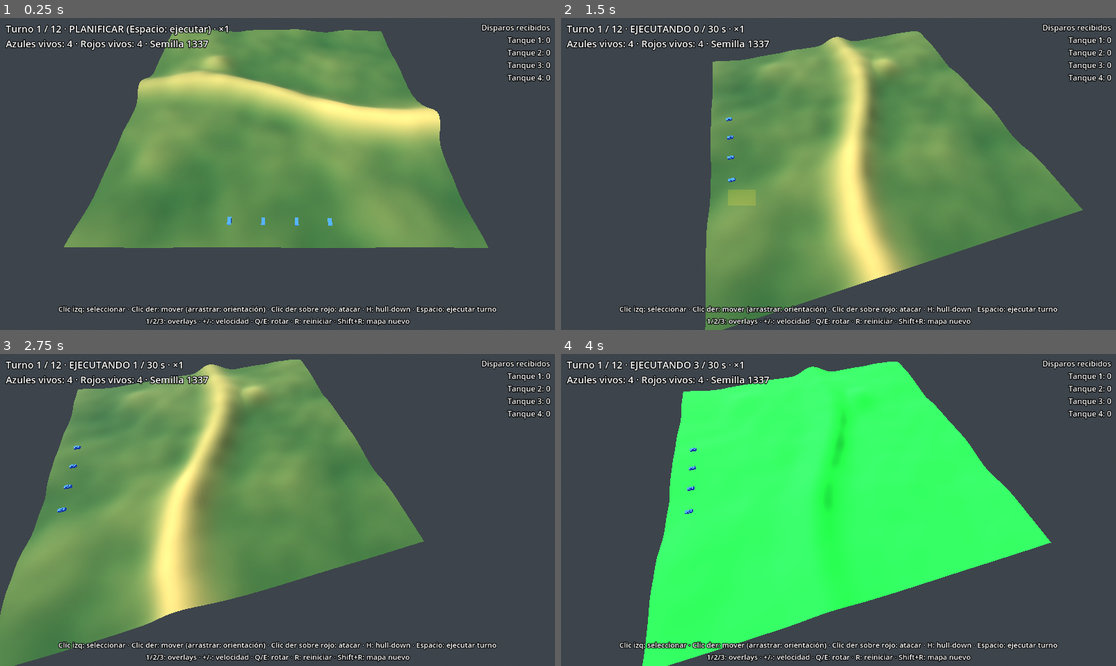
Above: before the commit, frames 1-4 (two rows, left to right).
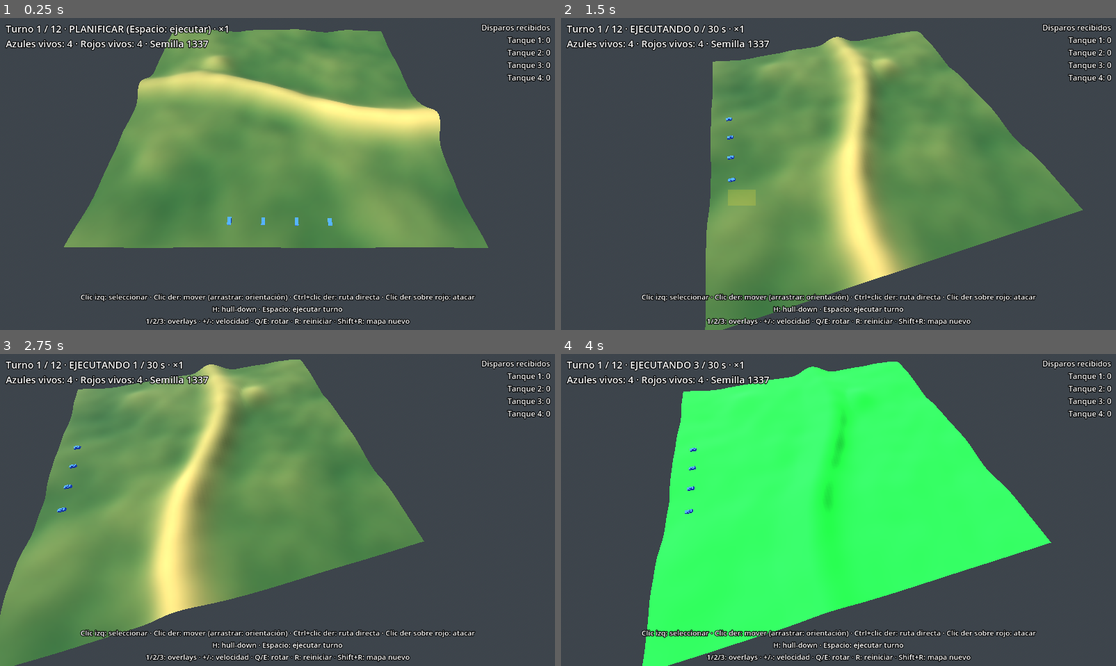
Above: after the commit, the same moments.

Repository: LeandroK99/Demogamev1
Game: Godot game, scene res://main.tscn
Two runs of this game, one before a commit and one after it. Both use one fixed random seed, a clock stepped at 60 frames per second and the inputs below.
Inputs (mouse positions are in pixels of both pictures, inside the frame that each line leads up to):
- Up to frame 1 (0.25 s): no input
- Up to frame 2 (1.5 s): tap Enter at 0.5 s; move the mouse to (960, 158) at 0.52 s; hold D 0.53-1.25 s; hold Q 0.53-1.25 s; click (960, 158) at 0.67 s; tap Space at 0.77 s; drag from (727, 189) to (810, 236) at 1.27 s
- Up to frame 3 (2.75 s): move the mouse to (333, 441) at 2.02 s; hold D from 2.03 s (still down); tap H at 2.1 s; click (333, 441) at 2.17 s
- Up to frame 4 (4 s): release D at 2.75 s; drag from (810, 572) to (672, 463) at 2.77 s; move the mouse to (1005, 556) at 3.52 s; hold A from 3.53 s (still down); tap 1 at 3.6 s; click (1005, 556) at 3.67 s; tap Space at 3.77 s

The runs differ from the first frame. In frame 1, 2.2% of the frame differs, in the area x 10-90%, y 88-95%; in frame 2, 2.2%; in frame 3, 2.2%; in frame 4, 2.3%.

Commit message:
fase 7: ruta directa con Ctrl + clic derecho
Co-Authored-By: Claude Opus 5.5 <noreply@anthropic.com>
Claude-Session: https://claude.ai/code/session_01FRAVKNgcpPLBv3n8dbq4jf

Diff:
--- a/game/hud.gd
+++ b/game/hud.gd
@@ -3,7 +3,7 @@
 ## HUD: estado del turno, unidad seleccionada, disparos recibidos, ayuda de teclas y cartel final.
 
 const PLAYER_SIDE: int = 0
-const HELP: String = "Clic izq: seleccionar · Clic der: mover (arrastrar: orientación) · Clic der sobre rojo: atacar · " \
+const HELP: String = "Clic izq: seleccionar · Clic der: mover (arrastrar: orientación) · Ctrl+clic der: ruta directa · Clic der sobre rojo: atacar\n" \
 	+ "H: hull-down · Espacio: ejecutar turno\n1/2/3: overlays · +/-: velocidad · Q/E: rotar · R: reiniciar · Shift+R: mapa nuevo"
 const ORDER_NAMES: Dictionary = {
 	Unit.Order.NONE: "ninguna",
--- a/game/input_controller.gd
+++ b/game/input_controller.gd
@@ -2,12 +2,14 @@
 extends Node
 ## Selección (clic o recuadro con el izquierdo) y órdenes con el derecho:
 ## clic = mover; mantener y arrastrar = mover y elegir la orientación final; sobre un rojo = atacar.
+## Con Ctrl, la ruta es directa (la más corta) en vez de la más cubierta.
 
 const CLICK_PICK_PX: float = 30.0 # radio en píxeles para seleccionar con un clic
 const DRAG_MIN_PX: float = 8.0 # menos que esto es un clic, no un recuadro
 const FORMATION_GAP: int = 3 # celdas entre tanques que reciben la misma orden
 const PLAYER_SIDE: int = 0
 const COLOR_PATH: Color = Color(1.0, 0.9, 0.2)
+const COLOR_PATH_DIRECT: Color = Color(1.0, 0.5, 0.1)
 const COLOR_FACING: Color = Color(0.3, 0.9, 1.0)
 const COLOR_ATTACK: Color = Color(1.0, 0.25, 0.2)
 const FACING_ARROW_CELLS: float = 4.0 # largo de la flecha de orientación
@@ -26,6 +28,7 @@
 var _rdrag_start: Vector2 = Vector2.ZERO
 var _rdrag_target: Variant = null # punto del terreno donde se apretó el derecho (Vector3)
 var _rdrag_facing: Vector2 = Vector2.ZERO # orientación elegida mientras se arrastra
+var _rdrag_direct: bool = false # Ctrl apretado al dar la orden: ruta directa
 var _box: ColorRect = ColorRect.new()
 var _paths_mesh: ImmediateMesh = ImmediateMesh.new()
 var _paths_material: StandardMaterial3D = StandardMaterial3D.new()
@@ -66,7 +69,7 @@
 					_select_box(Rect2(_drag_start, Vector2.ZERO).expand(mb.position))
 		elif mb.button_index == MOUSE_BUTTON_RIGHT:
 			if mb.pressed:
-				_right_pressed(mb.position)
+				_right_pressed(mb.position, mb.ctrl_pressed)
 			elif _rdragging:
 				_right_released()
 		return
@@ -151,7 +154,7 @@
 
 
 ## Derecho apretado: sobre un rojo conocido ataca; si no, empieza la orden de mover.
-func _right_pressed(screen: Vector2) -> void:
+func _right_pressed(screen: Vector2, direct: bool) -> void:
 	# Órdenes solo en la fase PLAN
 	if selected_ids.is_empty() or world.phase != SimWorld.Phase.PLAN:
 		return
@@ -167,6 +170,7 @@
 	_rdrag_start = screen
 	_rdrag_target = hit
 	_rdrag_facing = Vector2.ZERO
+	_rdrag_direct = direct
 
 
 ## Mientras se arrastra: la orientación apunta del destino hacia el punto bajo el mouse.
@@ -185,7 +189,7 @@
 func _right_released() -> void:
 	_rdragging = false
 	var target: Vector2i = world.height_field.world_to_cell(_rdrag_target as Vector3)
-	_issue_move(target, _rdrag_facing)
+	_issue_move(target, _rdrag_facing, not _rdrag_direct)
 	_rdrag_facing = Vector2.ZERO
 
 
@@ -205,7 +209,7 @@
 
 ## Mover en línea: los tanques se reparten perpendiculares a la orientación
 ## (o a lo ancho si no hay orientación), ordenados por su posición actual.
-func _issue_move(target: Vector2i, facing: Vector2) -> void:
+func _issue_move(target: Vector2i, facing: Vector2, covered: bool) -> void:
 	var perp: Vector2 = Vector2(-facing.y, facing.x) if facing != Vector2.ZERO else Vector2(1.0, 0.0)
 	var ids: Array[int] = selected_ids.duplicate()
 	ids.sort_custom(func(a: int, b: int) -> bool:
@@ -216,11 +220,11 @@
 		var off: Vector2 = perp * (float(i) - float(n - 1) * 0.5) * FORMATION_GAP
 		var c: Vector2i = Vector2i((Vector2(target) + off).round())
 		var cell: Vector2i = Vector2i(clampi(c.x, 0, limit), clampi(c.y, 0, limit))
-		if not world.order_move(ids[i], cell, facing):
-			world.order_move(ids[i], target, facing) # si la celda desplazada no sirve, al punto exacto
-
-
-## Rutas planificadas (amarillo), orientación final (celeste) y blanco de ataque (rojo).
+		if not world.order_move(ids[i], cell, facing, covered):
+			world.order_move(ids[i], target, facing, covered) # si la celda desplazada no sirve, al punto exacto
+
+
+## Rutas planificadas (amarillo cubierta, naranja directa), orientación final (celeste) y blanco de ataque (rojo).
 func _draw_paths() -> void:
 	_paths_mesh.clear_surfaces()
 	var hf: HeightField = world.height_field
@@ -231,9 +235,10 @@
 			continue
 		var start: Vector3 = _ground(u.pos)
 		var prev: Vector3 = start
+		var path_color: Color = COLOR_PATH_DIRECT if u.direct_route else COLOR_PATH
 		for c: Vector2i in u.path:
 			var p: Vector3 = _ground(Vector2(c))
-			_seg(segs, colors, prev, p, COLOR_PATH)
+			_seg(segs, colors, prev, p, path_color)
 			prev = p
 		if u.final_heading != Vector2.ZERO and not u.path.is_empty():
 			_arrow(segs, colors, Vector2(u.path.back()), u.final_heading, COLOR_FACING)
--- a/sim/pathfinder.gd
+++ b/sim/pathfinder.gd
@@ -1,25 +1,29 @@
 class_name Pathfinder
 extends RefCounted
-## A* sobre la grilla con costo por exposición y pendiente.
+## A* sobre la grilla: ruta cubierta (costo por exposición y pendiente) y ruta directa (solo pendiente).
 
-var astar: AStarGrid2D = AStarGrid2D.new()
+var astar: AStarGrid2D = AStarGrid2D.new() # ruta cubierta: pesa la exposición
+var astar_direct: AStarGrid2D = AStarGrid2D.new() # ruta directa: solo pendiente
 var height_field: HeightField
 var exposure_k: float = Config.EXPOSURE_WEIGHT_K # se puede cambiar en tests
 
 
 func _init(hf: HeightField) -> void:
 	height_field = hf
-	astar.region = Rect2i(0, 0, hf.size, hf.size)
-	astar.cell_size = Vector2(1.0, 1.0)
-	astar.diagonal_mode = AStarGrid2D.DIAGONAL_MODE_ONLY_IF_NO_OBSTACLES
-	astar.default_compute_heuristic = AStarGrid2D.HEURISTIC_OCTILE
-	astar.default_estimate_heuristic = AStarGrid2D.HEURISTIC_OCTILE
-	astar.update()
+	for a: AStarGrid2D in [astar, astar_direct]:
+		a.region = Rect2i(0, 0, hf.size, hf.size)
+		a.cell_size = Vector2(1.0, 1.0)
+		a.diagonal_mode = AStarGrid2D.DIAGONAL_MODE_ONLY_IF_NO_OBSTACLES
+		a.default_compute_heuristic = AStarGrid2D.HEURISTIC_OCTILE
+		a.default_estimate_heuristic = AStarGrid2D.HEURISTIC_OCTILE
+		a.update()
 	for y: int in hf.size:
 		for x: int in hf.size:
 			var c: Vector2i = Vector2i(x, y)
 			if hf.slope_at(c) > Config.PATH_MAX_SLOPE:
 				astar.set_point_solid(c, true)
+				astar_direct.set_point_solid(c, true)
+			astar_direct.set_point_weight_scale(c, 1.0 + _slope_penalty(c))
 	var zero: PackedFloat32Array = PackedFloat32Array()
 	zero.resize(hf.size * hf.size)
 	zero.fill(0.0)
@@ -32,8 +36,11 @@
 	for y: int in hf.size:
 		for x: int in hf.size:
 			var c: Vector2i = Vector2i(x, y)
-			var slope_pen: float = clampf(hf.slope_at(c) / Config.PATH_MAX_SLOPE, 0.0, 1.0) * Config.PATH_SLOPE_COST
-			astar.set_point_weight_scale(c, 1.0 + exposure_k * exposure[y * hf.size + x] + slope_pen)
+			astar.set_point_weight_scale(c, 1.0 + exposure_k * exposure[y * hf.size + x] + _slope_penalty(c))
+
+
+func _slope_penalty(c: Vector2i) -> float:
+	return clampf(height_field.slope_at(c) / Config.PATH_MAX_SLOPE, 0.0, 1.0) * Config.PATH_SLOPE_COST
 
 
 func is_walkable(c: Vector2i) -> bool:
@@ -41,7 +48,9 @@
 
 
 ## Ruta de celdas desde from hasta to (incluye ambas). Vacía si no hay ruta.
-func find_path(from: Vector2i, to: Vector2i) -> Array[Vector2i]:
+## covered = false: ruta directa (la más corta, ignora la exposición; sigue esquivando
+## las pendientes intransitables).
+func find_path(from: Vector2i, to: Vector2i, covered: bool = true) -> Array[Vector2i]:
 	if not is_walkable(from) or not is_walkable(to):
 		return []
-	return astar.get_id_path(from, to)
+	return (astar if covered else astar_direct).get_id_path(from, to)
--- a/sim/sim_world.gd
+++ b/sim/sim_world.gd
@@ -135,18 +135,20 @@
 
 ## Calcula la ruta más cubierta para el bando de la unidad. Devuelve false si no hay ruta.
 ## facing: orientación final opcional (Vector2.ZERO = la de la marcha).
-func order_move(unit_id: int, target_cell: Vector2i, facing: Vector2 = Vector2.ZERO) -> bool:
+## covered = false: ruta directa, la más corta sin importar la exposición.
+func order_move(unit_id: int, target_cell: Vector2i, facing: Vector2 = Vector2.ZERO, covered: bool = true) -> bool:
 	var u: Unit = get_unit(unit_id)
 	if u == null or not u.alive or phase != Phase.PLAN:
 		return false
 	if _pathfinder_side != u.side:
 		pathfinder.set_exposure(exposure_for(u.side))
 		_pathfinder_side = u.side
-	var path: Array[Vector2i] = pathfinder.find_path(u.cell(), target_cell)
+	var path: Array[Vector2i] = pathfinder.find_path(u.cell(), target_cell, covered)
 	if path.is_empty():
 		return false
 	path.remove_at(0) # la celda actual
 	u.path = path
+	u.direct_route = not covered
 	u.order = Unit.Order.MOVE
 	u.moving = not path.is_empty()
 	u.attack_target = -1
--- a/sim/unit.gd
+++ b/sim/unit.gd
@@ -12,6 +12,7 @@
 var reload_left: float = 0.0
 var path: Array[Vector2i] = []
 var final_heading: Vector2 = Vector2.ZERO # orientación al llegar (cero = la de la marcha)
+var direct_route: bool = false # la ruta actual es directa (ignora la exposición)
 var attack_target: int = -1 # id del enemigo a atacar (-1 = ninguno)
 var order: int = Order.NONE
 var moving: bool = false
--- a/tests/test_pathfinder.gd
+++ b/tests/test_pathfinder.gd
@@ -54,3 +54,27 @@
 		world.step()
 	assert_eq(u.cell(), target, "llegó al destino")
 	assert_true(not u.moving, "quedó detenido")
+
+
+func test_direct_route_ignores_exposure() -> void:
+	var pf: Pathfinder = Pathfinder.new(HeightField.new(N))
+	var e: PackedFloat32Array = _band_exposure()
+	pf.set_exposure(e)
+	var covered: Array[Vector2i] = pf.find_path(FROM, TO, true)
+	var direct: Array[Vector2i] = pf.find_path(FROM, TO, false)
+	assert_eq(direct.size(), 31, "la directa cruza en línea recta")
+	assert_lt(direct.size(), covered.size(), "la directa es más corta que la cubierta")
+	var exposed: int = 0
+	for c: Vector2i in direct:
+		if e[c.y * N + c.x] > 0.0:
+			exposed += 1
+	assert_true(exposed > 0, "la directa pasa por la franja expuesta")
+
+
+func test_order_move_direct_flag() -> void:
+	var world: SimWorld = SimWorld.new(1, HeightField.new(N), false)
+	var u: Unit = world.units[0]
+	assert_true(world.order_move(u.id, u.cell() + Vector2i(0, -5), Vector2.ZERO, false), "orden directa aceptada")
+	assert_true(u.direct_route, "la unidad sabe que su ruta es directa")
+	assert_true(world.order_move(u.id, u.cell() + Vector2i(0, -5)), "orden cubierta aceptada")
+	assert_true(not u.direct_route, "la ruta cubierta no es directa")
